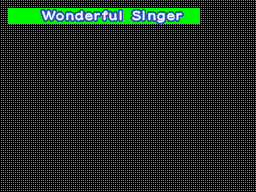
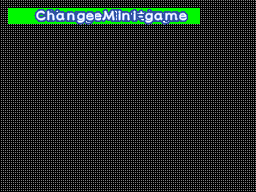
Before/after of a 256x192 layered artwork. What changed in the layer stack:
hid "Wonderful Singer" over [42, 11, 182, 23]
renamed "Change Minigame" to "Change Mini-game", showed it, painted on it over [36, 11, 187, 23]
showed "Change Settings" over [45, 11, 179, 23]
